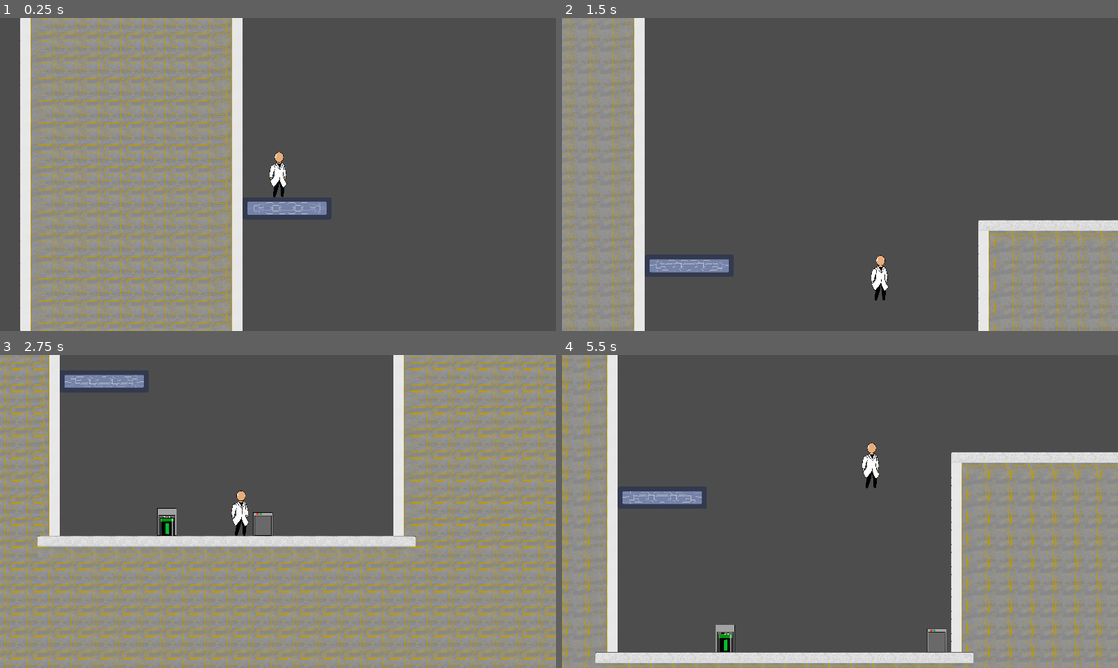
Above: before the commit, frames 1-4 (two rows, left to right).
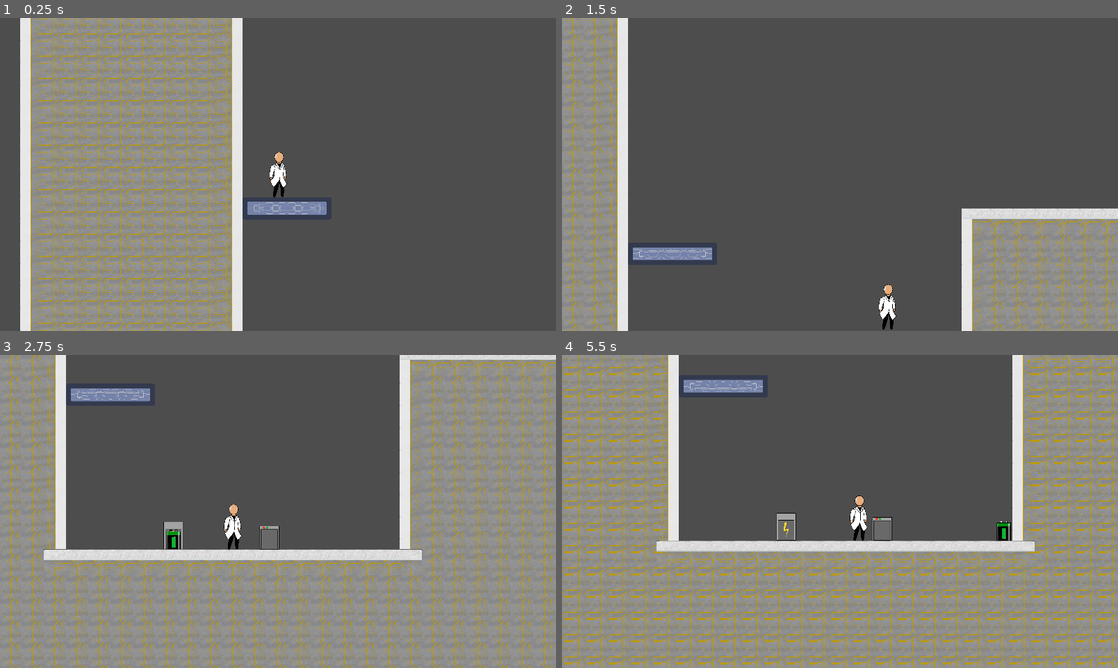
Above: after the commit, the same moments.

Repository: GiantBlargg/PotentialResearcher
Game: Godot game, scene res://levels/MainLevel.tscn
Same seed, same stepped clock (60 frames per second), same inputs: the game is played once before the commit and once after it.
Inputs:
- Up to frame 1 (0.25 s): no input
- Up to frame 2 (1.5 s): hold Space (Jump) 0.53-1.28 s; hold Right (Right) from 0.53 s (still down); tap E (Pick Up) at 0.6 s; tap Space (Jump) at 1.35 s
- Up to frame 3 (2.75 s): tap Space (Jump) at 1.52, 1.82 s; tap E (Pick Up) at 1.55, 2.1 s; release Right (Right) at 2.03 s; hold Left (Left) from 2.03 s (still down); hold Space (Jump) from 2.03 s (still down)
- Up to frame 4 (5.5 s): release Left (Left) at 2.78 s; release Space (Jump) at 2.78 s; hold Right (Right) 2.78-4.28 s; tap E (Pick Up) at 2.85, 4.35, 5.1 s; tap Space (Jump) at 3.02, 3.32, 4.52, 4.82 s; hold Space (Jump) 3.53-4.28 s; hold Left (Left) 4.28-5.03 s; hold Right (Right) from 5.03 s (still down); hold Space (Jump) from 5.03 s (still down)

The runs differ from the first frame. In frame 2, 14% of the frame differs, in the area x 0-100%, y 0-100%; in frame 3, 27%; in frame 4, 53%.

Commit message:
replace character controller

Diff:
--- a/Scientist.tscn
+++ b/Scientist.tscn
@@ -1304,14 +1304,6 @@
 position = Vector2(-2, 2)
 collision_layer = 4
 script = ExtResource("1_lxtvq")
-input_left = "Left"
-input_right = "Right"
-input_jump = "Jump"
-max_jump_height = 2000.0
-min_jump_height = 300.0
-jump_duration = 0.5
-max_acceleration = 50000
-friction = 30
 metadata/_edit_horizontal_guides_ = [-361.0]
 
 [node name="Polygons" type="Node2D" parent="."]
--- a/Scientist/platformer_controller.gd
+++ b/Scientist/platformer_controller.gd
@@ -1,169 +1,46 @@
-# https://github.com/Ev01/PlatformerController2D
-
 extends CharacterBody2D
 
-class_name PlatformerController2D
+@export var ascend_time: float = 0.5;
+@export var fall_time: float = 0.35;
+@export var jump_height: float = 2000;
 
-signal jumped(is_ground_jump: bool)
-signal hit_ground()
+@export var max_speed: float = 3000;
+@export var speedup_time: float = 0.2;
 
+var jump_gravity: float;
+var fall_gravity: float;
+var jump_vel: float;
 
-# Set these to the name of your action (in the Input Map)
-## Name of input action to move left.
-@export var input_left : String = "move_left"
-## Name of input action to move right.
-@export var input_right : String = "move_right"
-## Name of input action to jump.
-@export var input_jump : String = "jump"
+var max_hor_accel: float;
 
-@export var input_pick_up : String = "Pick Up"
-
-
-const DEFAULT_MAX_JUMP_HEIGHT = 150
-const DEFAULT_MIN_JUMP_HEIGHT = 60
-const DEFAULT_DOUBLE_JUMP_HEIGHT = 100
-const DEFAULT_JUMP_DURATION = 0.3
-
-var _max_jump_height: float = DEFAULT_MAX_JUMP_HEIGHT
-## The max jump height in pixels (holding jump).
-@export var max_jump_height: float = DEFAULT_MAX_JUMP_HEIGHT:
-	get:
-		return _max_jump_height
-	set(value):
-		_max_jump_height = value
-
-		default_gravity = calculate_gravity(_max_jump_height, jump_duration)
-		jump_velocity = calculate_jump_velocity(_max_jump_height, jump_duration)
-		double_jump_velocity = calculate_jump_velocity2(double_jump_height, default_gravity)
-		release_gravity_multiplier = calculate_release_gravity_multiplier(
-				jump_velocity, min_jump_height, default_gravity)
-
-
-var _min_jump_height: float = DEFAULT_MIN_JUMP_HEIGHT
-## The minimum jump height (tapping jump).
-@export var min_jump_height: float = DEFAULT_MIN_JUMP_HEIGHT:
-	get:
-		return _min_jump_height
-	set(value):
-		_min_jump_height = value
-		release_gravity_multiplier = calculate_release_gravity_multiplier(
-				jump_velocity, min_jump_height, default_gravity)
-
-
-
-var _double_jump_height: float = DEFAULT_DOUBLE_JUMP_HEIGHT
-## The height of your jump in the air.
-@export var double_jump_height: float = DEFAULT_DOUBLE_JUMP_HEIGHT:
-	get:
-		return _double_jump_height
-	set(value):
-		_double_jump_height = value
-		double_jump_velocity = calculate_jump_velocity2(double_jump_height, default_gravity)
-
-
-var _jump_duration: float = DEFAULT_JUMP_DURATION
-## How long it takes to get to the peak of the jump in seconds.
-@export var jump_duration: float = DEFAULT_JUMP_DURATION:
-	get:
-		return _jump_duration
-	set(value):
-		_jump_duration = value
-
-		default_gravity = calculate_gravity(max_jump_height, jump_duration)
-		jump_velocity = calculate_jump_velocity(max_jump_height, jump_duration)
-		double_jump_velocity = calculate_jump_velocity2(double_jump_height, default_gravity)
-		release_gravity_multiplier = calculate_release_gravity_multiplier(
-				jump_velocity, min_jump_height, default_gravity)
-
-## Multiplies the gravity by this while falling.
-@export var falling_gravity_multiplier = 1.5
-## Amount of jumps allowed before needing to touch the ground again. Set to 2 for double jump.
-@export var max_jump_amount = 1
-@export var max_acceleration = 10000
-@export var friction = 20
-@export var can_hold_jump : bool = false
-## You can still jump this many seconds after falling off a ledge.
-@export var coyote_time : float = 0.1
-## Pressing jump this many seconds before hitting the ground will still make you jump.
-## Only neccessary when can_hold_jump is unchecked.
-@export var jump_buffer : float = 0.1
-
-
-# These will be calcualted automatically
-# Gravity will be positive if it's going down, and negative if it's going up
-var default_gravity : float
-var jump_velocity : float
-var double_jump_velocity : float
-# Multiplies the gravity by this when we release jump
-var release_gravity_multiplier : float
-
-
-var jumps_left : int
-var holding_jump := false
-
-enum JumpType {NONE, GROUND, AIR}
-## The type of jump the player is performing. Is JumpType.NONE if they player is on the ground.
-var current_jump_type: JumpType = JumpType.NONE
-
-# Used to detect if player just hit the ground
-var _was_on_ground: bool
-
-var acc = Vector2()
-
-var pickupArea: Area2D
-var carrying: RigidBody2D
-var carryPoint: Node2D
-
-# coyote_time and jump_buffer must be above zero to work. Otherwise, godot will throw an error.
-@onready var is_coyote_time_enabled = coyote_time > 0
-@onready var is_jump_buffer_enabled = jump_buffer > 0
-@onready var coyote_timer = Timer.new()
-@onready var jump_buffer_timer = Timer.new()
-
-
-func _init():
-	default_gravity = calculate_gravity(max_jump_height, jump_duration)
-	jump_velocity = calculate_jump_velocity(max_jump_height, jump_duration)
-	double_jump_velocity = calculate_jump_velocity2(double_jump_height, default_gravity)
-	release_gravity_multiplier = calculate_release_gravity_multiplier(
-			jump_velocity, min_jump_height, default_gravity)
-
+var carrying: Carriable
+@onready var pickupArea = get_node("PickupArea")
+@onready var carryPoint = get_node("CarryPoint")
 
 func _ready():
-	if is_coyote_time_enabled:
-		add_child(coyote_timer)
-		coyote_timer.wait_time = coyote_time
-		coyote_timer.one_shot = true
+	config_physics()
 
-	if is_jump_buffer_enabled:
-		add_child(jump_buffer_timer)
-		jump_buffer_timer.wait_time = jump_buffer
-		jump_buffer_timer.one_shot = true
-
-	pickupArea = get_node("PickupArea")
-	carryPoint = get_node("CarryPoint")
-
-
-func _input(_event):
-	acc.x = 0
-	if Input.is_action_pressed(input_left):
-		acc.x = -max_acceleration
-
-	if Input.is_action_pressed(input_right):
-		acc.x = max_acceleration
-
-	if Input.is_action_just_pressed(input_jump):
-		holding_jump = true
-		start_jump_buffer_timer()
-		if (not can_hold_jump and can_ground_jump()) or can_double_jump():
-			jump()
-
-	if Input.is_action_just_released(input_jump):
-		holding_jump = false
-
+func config_physics():
+	jump_gravity = 2 * jump_height / (ascend_time * ascend_time)
+	jump_vel = -2 * jump_height / ascend_time
+	fall_gravity = 2 * jump_height / (fall_time * fall_time)
+	max_hor_accel = max_speed / speedup_time
 
 func _physics_process(delta):
-	if Input.is_action_just_pressed(input_pick_up):
+	if Input.is_action_pressed("Jump") and velocity.y < 0:
+		velocity.y += jump_gravity * delta
+	else:
+		velocity.y += fall_gravity * delta
+
+	if Input.is_action_just_pressed("Jump") and is_on_floor():
+		velocity.y = jump_vel
+
+	var direction: float = Input.get_axis("Left", "Right")
+	var target_speed = direction * max_speed;
+	var hor_accel = max_hor_accel * delta
+	velocity.x += clamp(target_speed - velocity.x, -hor_accel, hor_accel)
+
+	if Input.is_action_just_pressed("Pick Up"):
 		if (carrying == null):
 			for i in pickupArea.get_overlapping_bodies():
 				if i.has_method("carry"):
@@ -174,171 +51,4 @@
 			carrying.carry(null)
 			carrying = null
 
-
-	if is_coyote_timer_running() or current_jump_type == JumpType.NONE:
-		jumps_left = max_jump_amount
-	if is_feet_on_ground() and current_jump_type == JumpType.NONE:
-		start_coyote_timer()
-
-	# Check if we just hit the ground this frame
-	if not _was_on_ground and is_feet_on_ground():
-		current_jump_type = JumpType.NONE
-		if is_jump_buffer_timer_running() and not can_hold_jump:
-			jump()
-
-		hit_ground.emit()
-
-
-	# Cannot do this in _input because it needs to be checked every frame
-	if Input.is_action_pressed(input_jump):
-		if can_ground_jump() and can_hold_jump:
-			jump()
-
-	var gravity = apply_gravity_multipliers_to(default_gravity)
-	acc.y = gravity
-
-	# Apply friction
-	velocity.x *= 1 / (1 + (delta * friction))
-	velocity += acc * delta
-
-
-	_was_on_ground = is_feet_on_ground()
 	move_and_slide()
-
-
-## Use this instead of coyote_timer.start() to check if the coyote_timer is enabled first
-func start_coyote_timer():
-	if is_coyote_time_enabled:
-		coyote_timer.start()
-
-## Use this instead of jump_buffer_timer.start() to check if the jump_buffer is enabled first
-func start_jump_buffer_timer():
-	if is_jump_buffer_enabled:
-		jump_buffer_timer.start()
-
-## Use this instead of `not coyote_timer.is_stopped()`. This will always return false if
-## the coyote_timer is disabled
-func is_coyote_timer_running():
-	if (is_coyote_time_enabled and not coyote_timer.is_stopped()):
-		return true
-
-	return false
-
-## Use this instead of `not jump_buffer_timer.is_stopped()`. This will always return false if
-## the jump_buffer_timer is disabled
-func is_jump_buffer_timer_running():
-	if is_jump_buffer_enabled and not jump_buffer_timer.is_stopped():
-		return true
-
-	return false
-
-
-func can_ground_jump() -> bool:
-	if jumps_left > 0 and current_jump_type == JumpType.NONE:
-		return true
-	elif is_coyote_timer_running():
-		return true
-
-	return false
-
-
-func can_double_jump():
-	if jumps_left <= 1 and jumps_left == max_jump_amount:
-		# Special case where you've fallen off a cliff and only have 1 jump. You cannot use your
-		# first jump in the air
-		return false
-
-	if jumps_left > 0 and not is_feet_on_ground() and coyote_timer.is_stopped():
-		return true
-
-	return false
-
-
-## Same as is_on_floor(), but also returns true if gravity is reversed and you are on the ceiling
-func is_feet_on_ground():
-	if is_on_floor() and default_gravity >= 0:
-		return true
-	if is_on_ceiling() and default_gravity <= 0:
-		return true
-
-	return false
-
-
-## Perform a ground jump, or a double jump if the character is in the air.
-func jump():
-	if can_double_jump():
-		double_jump()
-	else:
-		ground_jump()
-
-
-## Perform a double jump without checking if the player is able to.
-func double_jump():
-	if jumps_left == max_jump_amount:
-		# Your first jump must be used when on the ground.
-		# If your first jump is used in the air, an additional jump will be taken away.
-		jumps_left -= 1
-
-	velocity.y = -double_jump_velocity
-	current_jump_type = JumpType.AIR
-	jumps_left -= 1
-	jumped.emit(false)
-
-
-## Perform a ground jump without checking if the player is able to.
-func ground_jump():
-	velocity.y = -jump_velocity
-	current_jump_type = JumpType.GROUND
-	jumps_left -= 1
-	coyote_timer.stop()
-	jumped.emit(true)
-
-
-func apply_gravity_multipliers_to(gravity) -> float:
-	if velocity.y * sign(default_gravity) > 0: # If we are falling
-		gravity *= falling_gravity_multiplier
-
-	# if we released jump and are still rising
-	elif velocity.y * sign(default_gravity) < 0:
-		if not holding_jump:
-			if not current_jump_type == JumpType.AIR: # Always jump to max height when we are using a double jump
-				gravity *= release_gravity_multiplier # multiply the gravity so we have a lower jump
-
-
-	return gravity
-
-
-## Calculates the desired gravity from jump height and jump duration.  [br]
-## Formula is from [url=https://www.youtube.com/watch?v=hG9SzQxaCm8]this video[/url]
-func calculate_gravity(p_max_jump_height, p_jump_duration):
-	return (2 * p_max_jump_height) / pow(p_jump_duration, 2)
-
-
-## Calculates the desired jump velocity from jump height and jump duration.
-func calculate_jump_velocity(p_max_jump_height, p_jump_duration):
-	return (2 * p_max_jump_height) / (p_jump_duration)
-
-
-## Calculates jump velocity from jump height and gravity.  [br]
-## Formula from
-## [url]https://sciencing.com/acceleration-velocity-distance-7779124.html#:~:text=in%20every%20step.-,Starting%20from%3A,-v%5E2%3Du[/url]
-func calculate_jump_velocity2(p_max_jump_height, p_gravity):
-	return sqrt(abs(2 * p_gravity * p_max_jump_height)) * sign(p_max_jump_height)
-
-
-## Calculates the gravity when the key is released based off the minimum jump height and jump velocity.  [br]
-## Formula is from [url]https://sciencing.com/acceleration-velocity-distance-7779124.html[/url]
-func calculate_release_gravity_multiplier(p_jump_velocity, p_min_jump_height, p_gravity):
-	var release_gravity = pow(p_jump_velocity, 2) / (2 * p_min_jump_height)
-	return release_gravity / p_gravity
-
-
-## Returns a value for friction that will hit the max speed after 90% of time_to_max seconds.  [br]
-## Formula from [url]https://www.reddit.com/r/gamedev/comments/bdbery/comment/ekxw9g4/?utm_source=share&utm_medium=web2x&context=3[/url]
-func calculate_friction(time_to_max):
-	return 1 - (2.30259 / time_to_max)
-
-
-## Formula from [url]https://www.reddit.com/r/gamedev/comments/bdbery/comment/ekxw9g4/?utm_source=share&utm_medium=web2x&context=3[/url]
-func calculate_speed(p_max_speed, p_friction):
-	return (p_max_speed / p_friction) - p_max_speed
--- a/project.godot
+++ b/project.godot
@@ -12,7 +12,7 @@
 
 config/name="PotentialResearcher"
 run/main_scene="res://levels/MainLevel.tscn"
-config/features=PackedStringArray("4.0", "Forward Plus")
+config/features=PackedStringArray("4.1", "Forward Plus")
 config/icon="res://icon.svg"
 
 [display]
@@ -25,7 +25,7 @@
 [input]
 
 Left={
-"deadzone": 0.5,
+"deadzone": 0.1,
 "events": [Object(InputEventKey,"resource_local_to_scene":false,"resource_name":"","device":-1,"window_id":0,"alt_press …(182 unchanged characters)…
 , Object(InputEventKey,"resource_local_to_scene":false,"resource_name":"","device":-1,"window_id":0,"alt_pressed":false,"shift_pressed":false,"ctrl_pressed":false,"meta_pressed":false,"pressed":false,"keycode":0,"physical_keycode":65,"key_label":0,"unicode":97,"echo":false,"script":null)
 , Object(InputEventJoypadButton,"resource_local_to_scene":false,"resource_name":"","device":-1,"button_index":13,"pressure":0.0,"pressed":true,"script":null)
@@ -33,7 +33,7 @@
 ]
 }
 Right={
-"deadzone": 0.5,
+"deadzone": 0.1,
 "events": [Object(InputEventKey,"resource_local_to_scene":false,"resource_name":"","device":-1,"window_id":0,"alt_press …(182 unchanged characters)…
 , Object(InputEventKey,"resource_local_to_scene":false,"resource_name":"","device":-1,"window_id":0,"alt_pressed":false,"shift_pressed":false,"ctrl_pressed":false,"meta_pressed":false,"pressed":false,"keycode":0,"physical_keycode":68,"key_label":0,"unicode":100,"echo":false,"script":null)
 , Object(InputEventJoypadButton,"resource_local_to_scene":false,"resource_name":"","device":-1,"button_index":14,"pressure":0.0,"pressed":true,"script":null)
